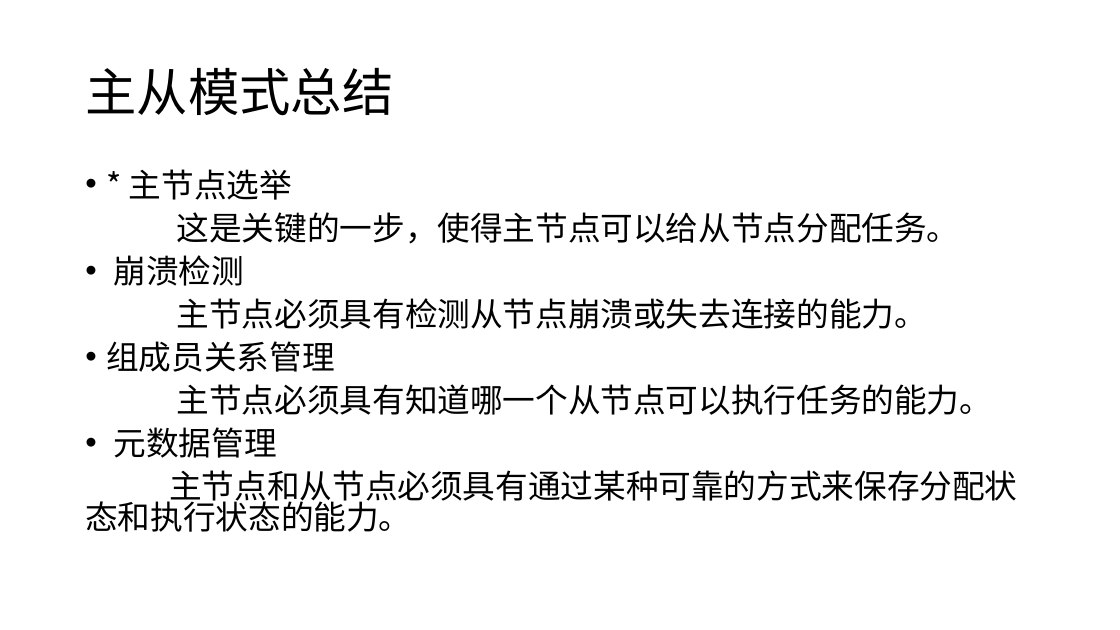
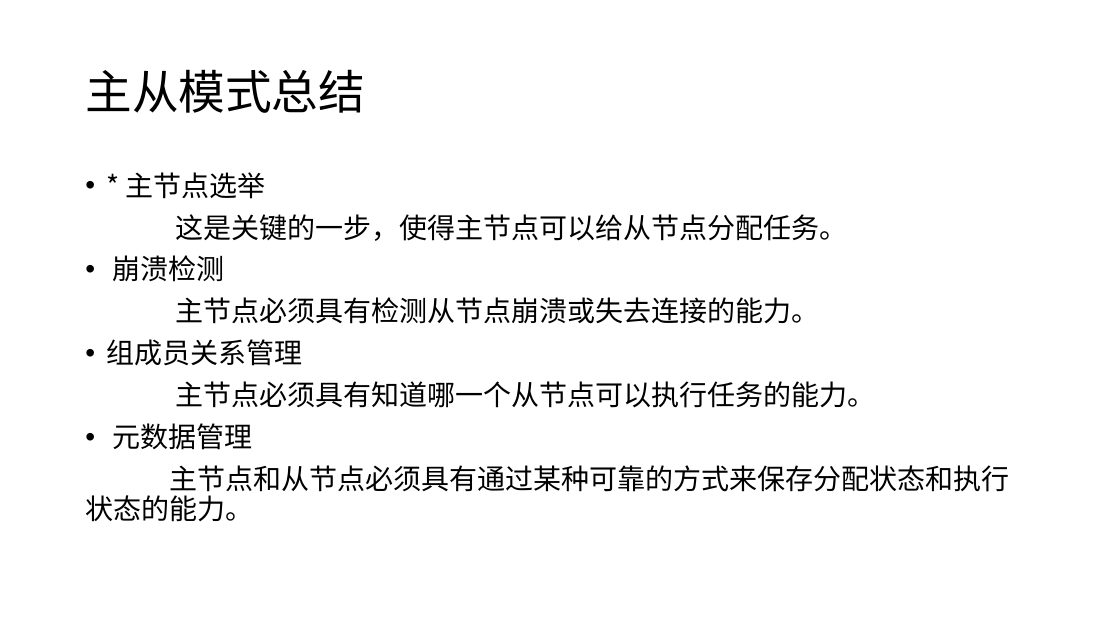
Before and after one commit to moxingwang/zookeeper, a slide deck: slide 8 of zookeeper.pptx. Drawn at 1120x630 pixels with LibreOffice and Linux fonts; fonts in the diff are those of the drawing. Boxes give left, top, right and bottom in pixels: in the first picture for what was removed or moved away, otherwise in the second. Text is boxed around its words. In the diff, an @@ line names an element or a change of style, - is before the commit and + after.

```diff
--- a/zookeeper.pptx
+++ b/zookeeper.pptx
@@ title "主从模式总结" at box(85, 69, 365, 113): size 44 to 40 pt @@
@@ text "* 主节点选举" at box(85, 172, 1009, 522): size 28 to 24 pt; line spacing 0.8 to 0.9 @@
```
Also in this commit, not shown: 21 other slides changed, 29 slides added, 2 slides removed, 1 other file.
